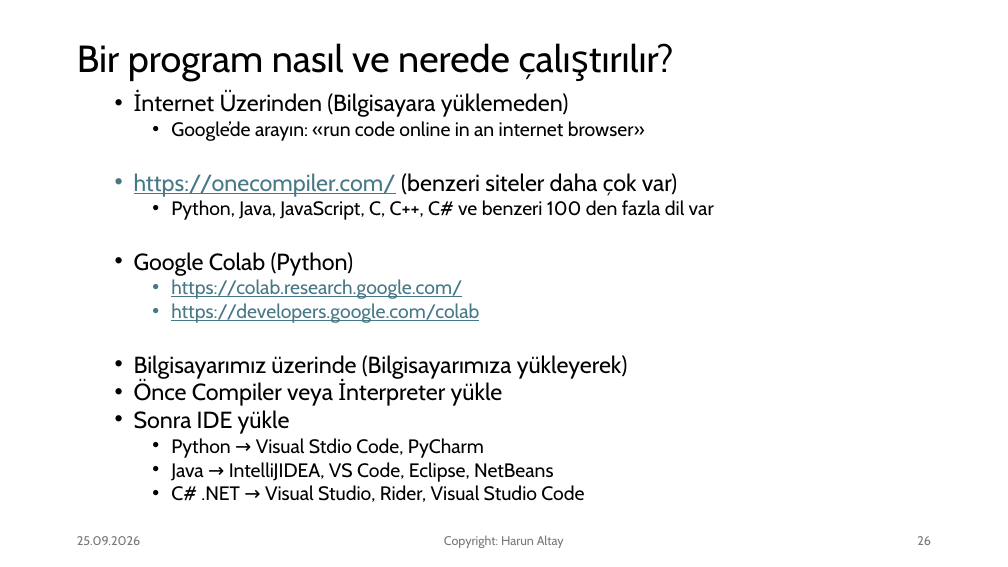
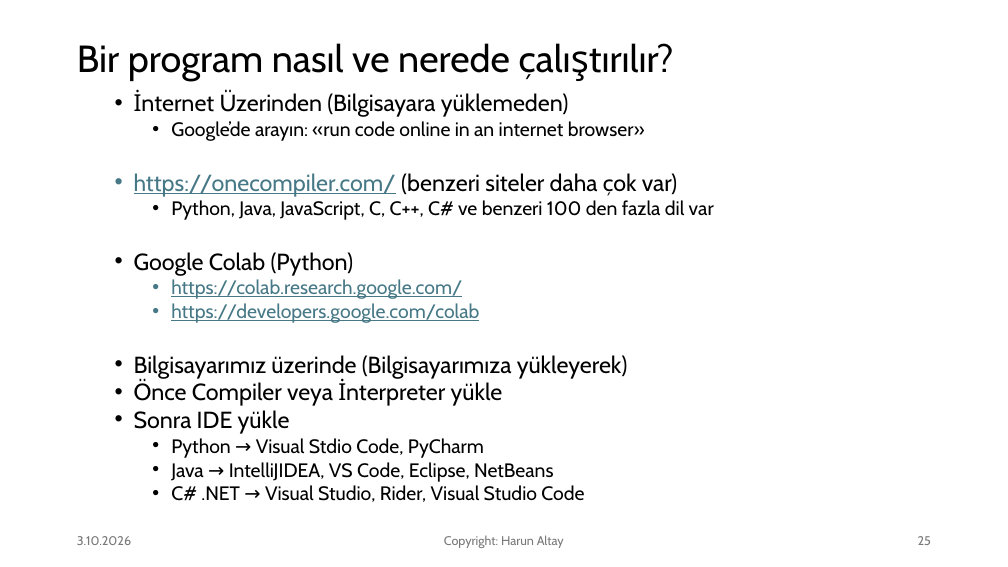
Before and after one commit to harunaltay/harunaltay.github.io, a slide deck: slide 25 of prog-diller/yazilim-sunum/Yazilim-Programlama-Dilleri-Giris.pptx (slide 26 before the commit). Drawn at 1008x567 pixels with LibreOffice and Linux fonts; fonts in the diff are those of the drawing. Boxes give left, top, right and bottom in pixels: in the first picture for what was removed or moved away, otherwise in the second. Text is boxed around its words. In the diff, an @@ line names an element or a change of style, - is before the commit and + after.

```diff
--- a/prog-diller/yazilim-sunum/Yazilim-Programlama-Dilleri-Giris.pptx
+++ b/prog-diller/yazilim-sunum/Yazilim-Programlama-Dilleri-Giris.pptx
@@ text at (77, 536, 131, 545): text changed @@
-25.09.2026
+3.10.2026
@@ page number at (918, 536, 931, 545): text changed @@
-26
+25
```
Also in this commit, not shown: 45 other slides changed, 1 slide removed, 1 other file.
